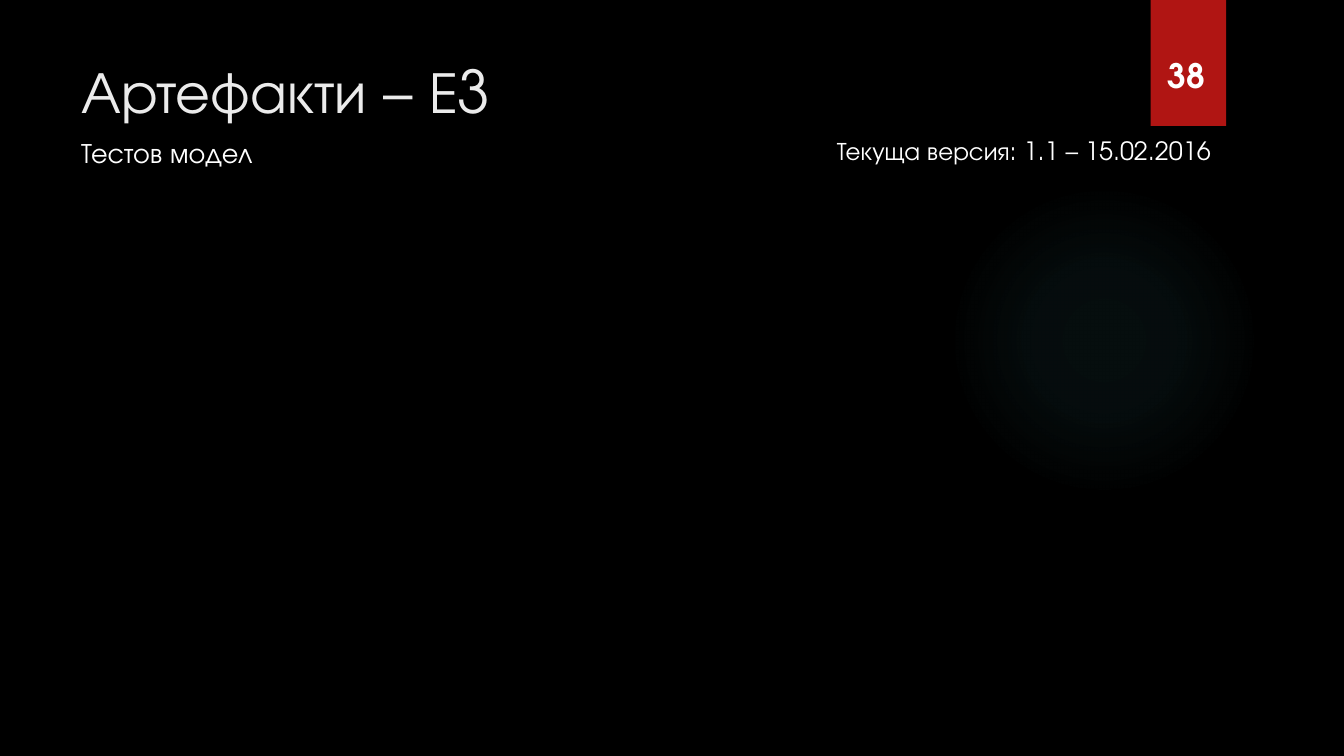
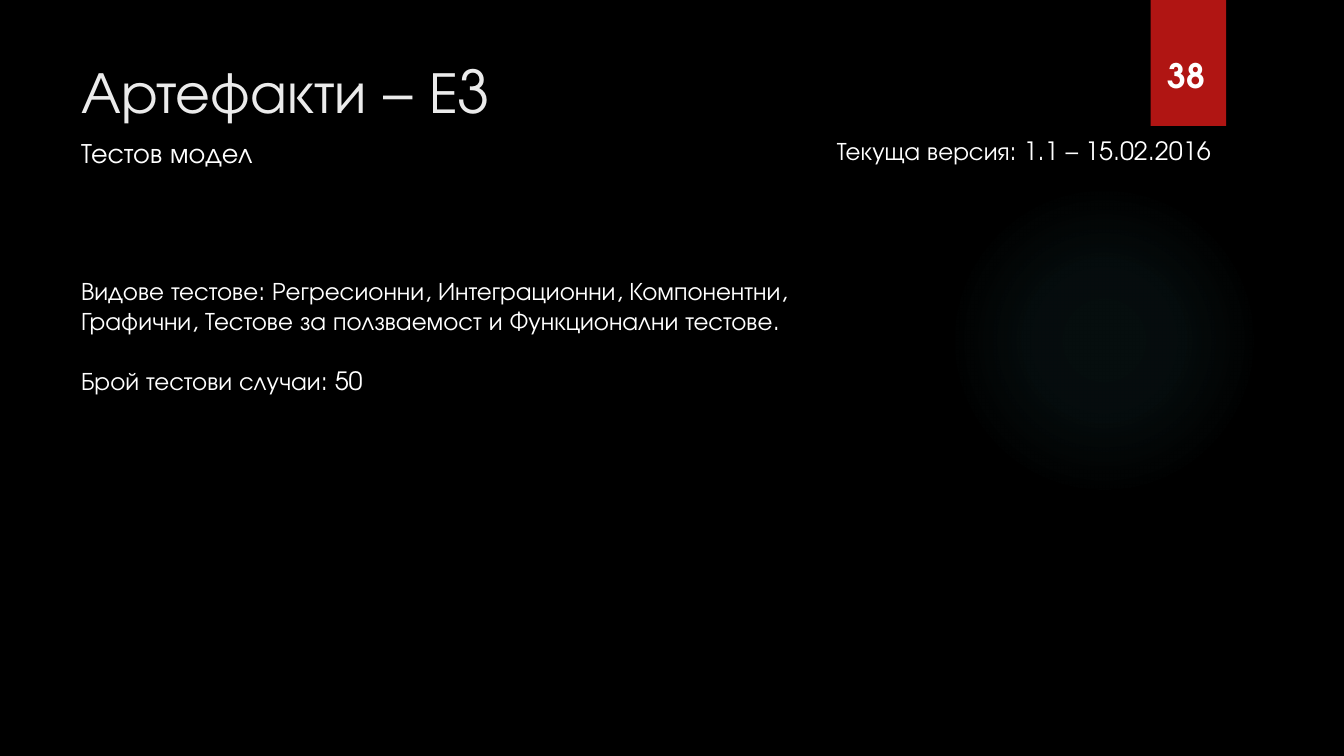
Before and after one commit to fahmiprasetya/PSS, a slide deck: slide 53 of I1/Current_Working_Directory/PSS ZA6TITA/ABM Presentation.pptx (slide 49 before the commit). Drawn at 1344x756 pixels with LibreOffice and Linux fonts; fonts in the diff are those of the drawing; background and template pictures are left out. Boxes give left, top, right and bottom in pixels: in the first picture for what was removed or moved away, otherwise in the second. Text is boxed around its words. In the diff, an @@ line names an element or a change of style, - is before the commit and + after.

```diff
--- a/I1/Current_Working_Directory/PSS ZA6TITA/ABM Presentation.pptx
+++ b/I1/Current_Working_Directory/PSS ZA6TITA/ABM Presentation.pptx
@@ text added at [81,283,780,395], 18 pt, text #FFFFFF @@
+Видове тестове: Регресионни, Интеграционни, Компонентни, Графични, Тестове за ползваемост и Функционални тестове.
+Брой тестови случаи: 50
```
Also in this commit, not shown: 8 other slides changed, 6 slides added.
